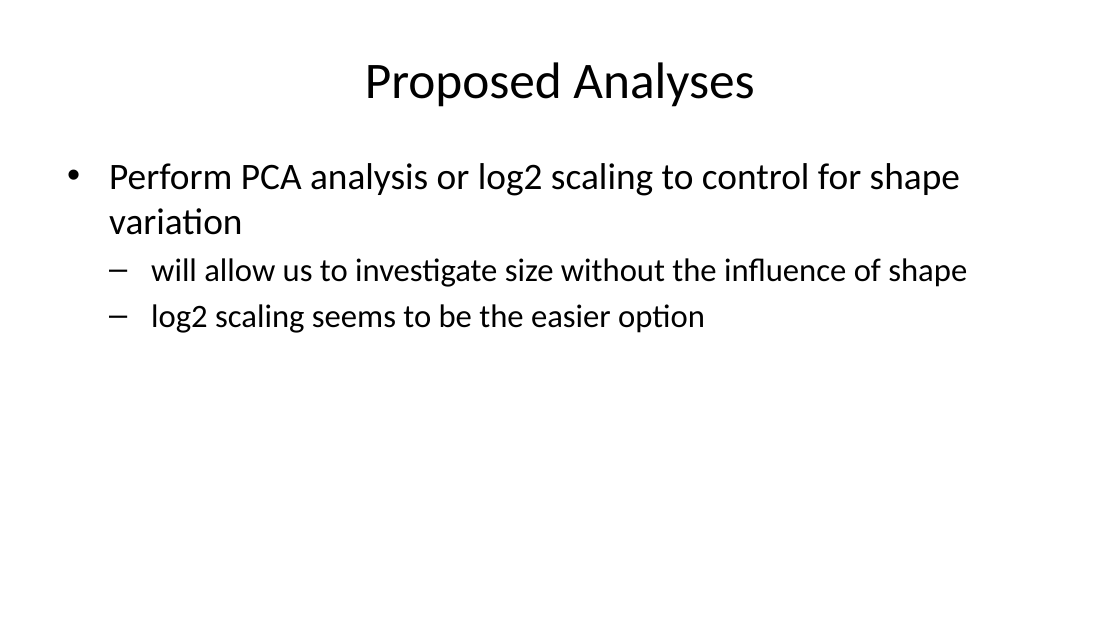
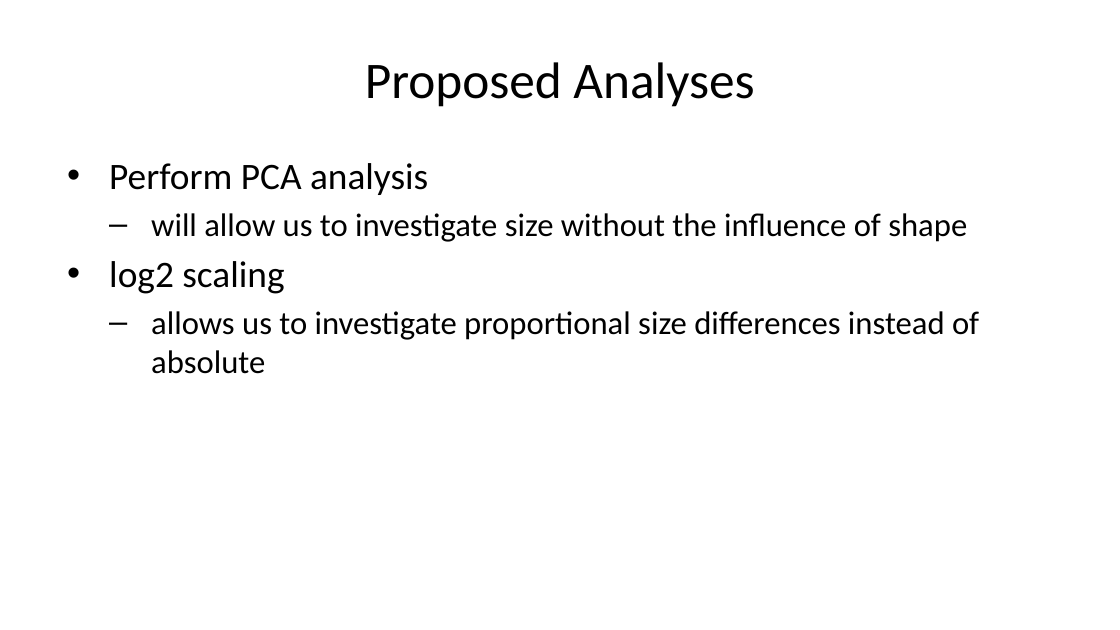
Before and after one commit to marabass/Dpro_CD_SD, a slide deck: slide 5 of SexDimDPro.pptx. Drawn at 1120x630 pixels with LibreOffice and Linux fonts; fonts in the diff are those of the drawing. Boxes give left, top, right and bottom in pixels: in the first picture for what was removed or moved away, otherwise in the second. Text is boxed around its words. In the diff, an @@ line names an element or a change of style, - is before the commit and + after.

Commit message:
Powerpoint update

```diff
--- a/SexDimDPro.pptx
+++ b/SexDimDPro.pptx
@@ text at (x1=109, y1=163, x2=428, y2=195): text changed @@
-• Perform PCA analysis or log2 scaling to control for shape variation
+• Perform PCA analysis
@@ text at (x1=109, y1=261, x2=979, y2=374): text changed @@
-  – log2 scaling seems to be the easier option
+• log2 scaling
+  – allows us to investigate proportional size differences instead of absolute
```
Also in this commit, not shown: 1 slide added, 1 other file.
